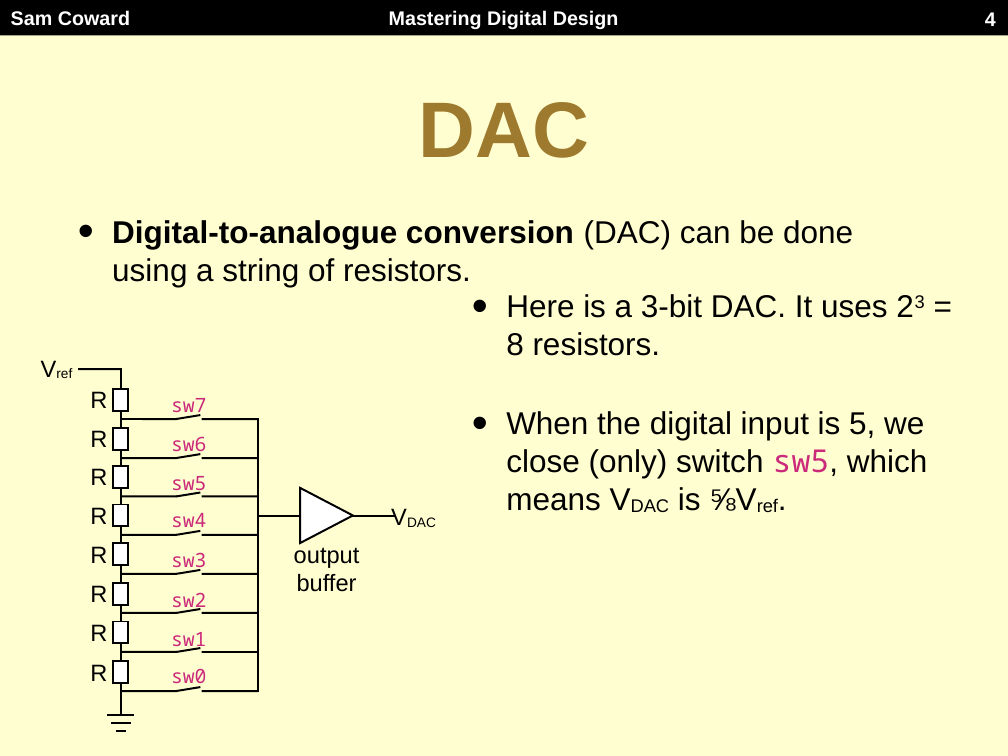
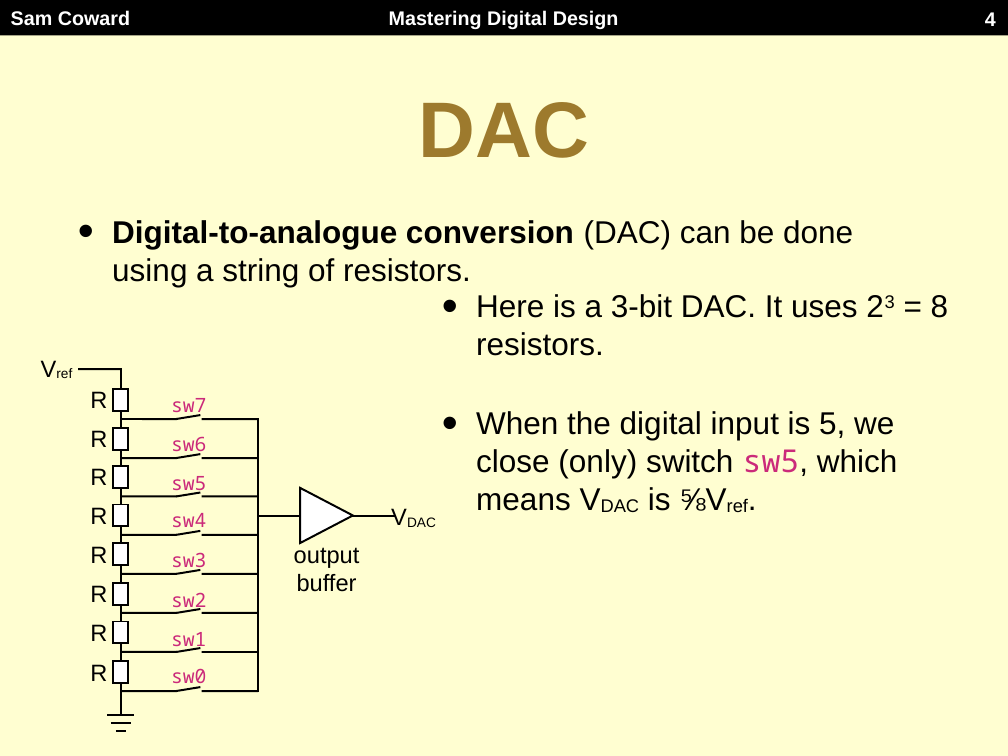
Before and after one commit to Mastering-Digital-Design/Lab-Module, a slide deck: slide 4 of lectures/lecture3.pptx. Drawn at 1008x756 pixels with LibreOffice and Linux fonts; fonts in the diff are those of the drawing. Boxes give left, top, right and bottom in pixels: in the first picture for what was removed or moved away, otherwise in the second. Text is boxed around its words. In the diff, an @@ line names an element or a change of style, - is before the commit and + after.

```diff
--- a/lectures/lecture3.pptx
+++ b/lectures/lecture3.pptx
@@ text "Here is a 3-bit DAC. ..." rewrapped from [506,294,928,511] to [476,294,949,511] @@
```
Also in this commit, not shown: 21 other slides changed, 2 other files.
